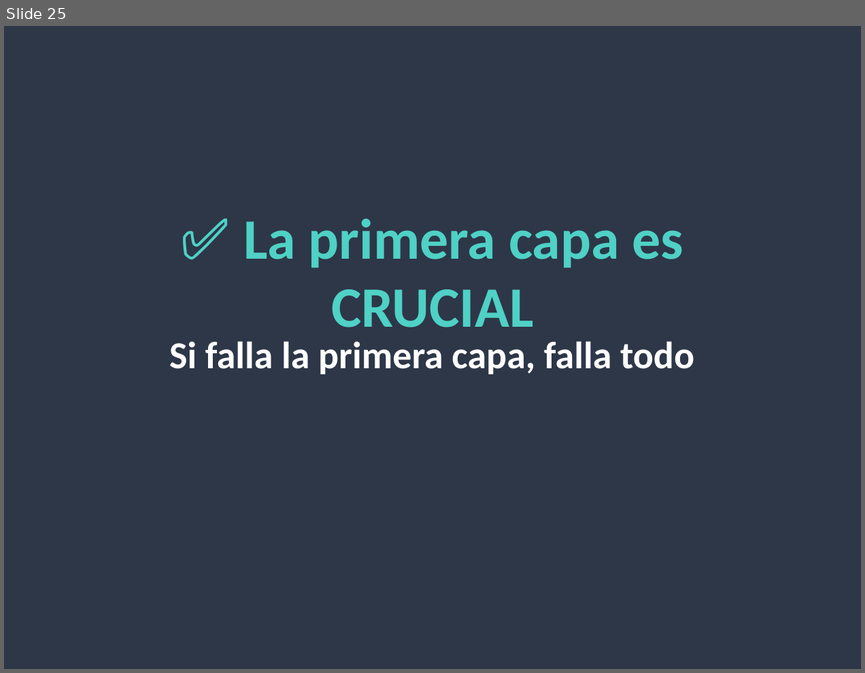
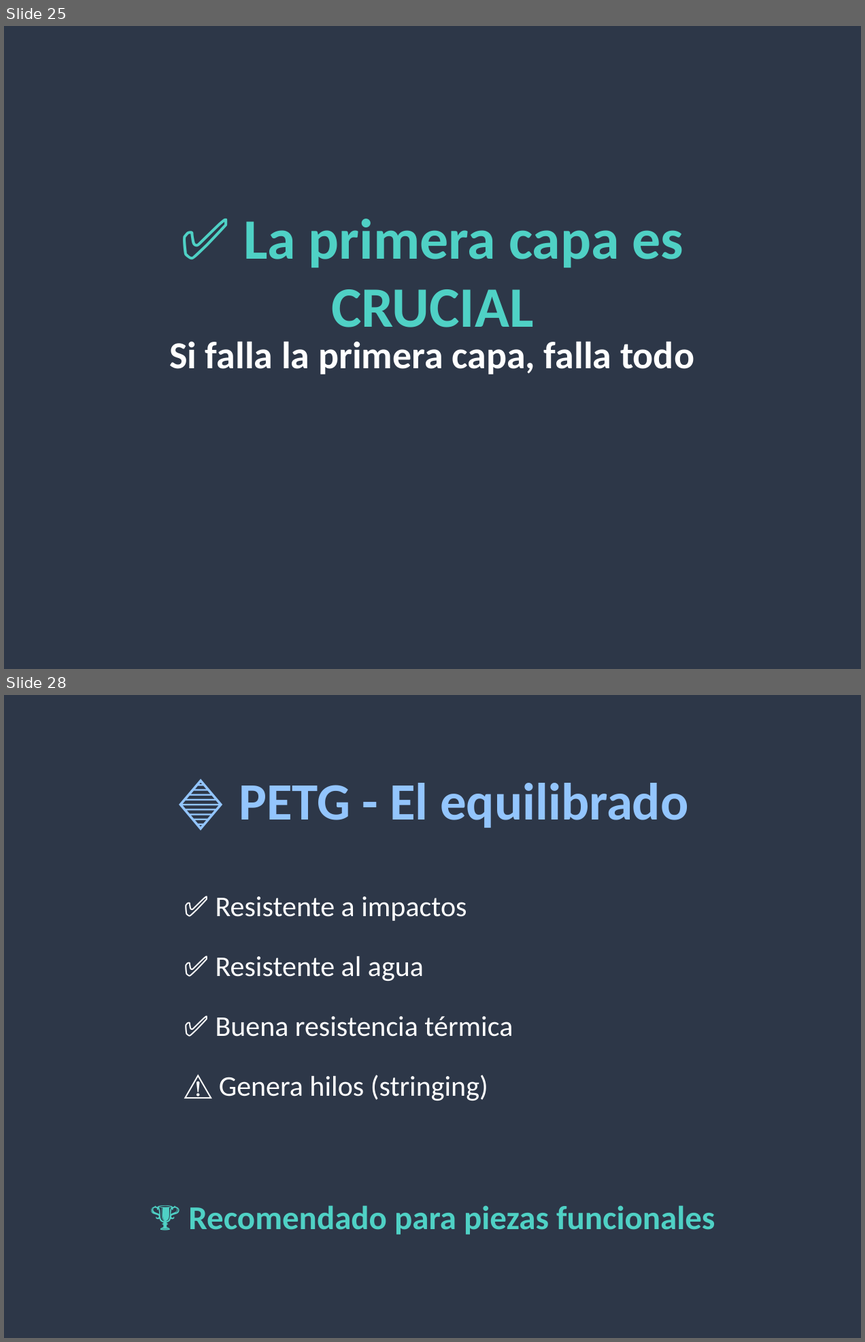
Before and after one commit to vurokrazia/vurokrazia, a slide deck: presentacion/Impresion3D_Vurokrazia_Completa.pptx. Shown one above the other, each under a label of ours: slide 25 before the commit, slides 25 and 28 after it; the slides between them are not shown. The pictures are 865x673 and 865x1342 pixels, drawn with LibreOffice and Linux fonts; fonts in the diff are those of the drawing. Boxes give left, top, right and bottom in pixels: in the first picture for what was removed or moved away, otherwise in the second. Text is boxed around its words. In the diff, an @@ line names an element or a change of style, - is before the commit and + after.

```diff
--- a/presentacion/Impresion3D_Vurokrazia_Completa.pptx
+++ b/presentacion/Impresion3D_Vurokrazia_Completa.pptx
@@ slide 28 added at bbox=[4, 695, 861, 1338], background #2D3748 @@
@@ text added at bbox=[239, 783, 688, 828], 44 pt, text #93C5FD, bold @@
+🔷 PETG - El equilibrado
@@ text added at bbox=[215, 896, 466, 921], 24 pt, text #FFFFFF @@
+✅ Resistente a impactos
@@ text added at bbox=[215, 956, 424, 981], 24 pt, text #FFFFFF @@
+✅ Resistente al agua
@@ text added at bbox=[215, 1016, 513, 1036], 24 pt, text #FFFFFF @@
+✅ Buena resistencia térmica
@@ text added at bbox=[219, 1074, 488, 1101], 24 pt, text #FFFFFF @@
+⚠️ Genera hilos (stringing)
@@ text added at bbox=[188, 1205, 715, 1234], 28 pt, text #4FD1C5, bold @@
+🏆 Recomendado para piezas funcionales
```
Also in this commit, not shown: 44 other slides added.
